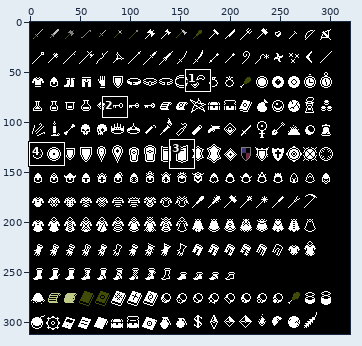
Pixel-art file: Art/Items.aseprite. The picture above shows the old version from afar; the outline marks the close-up.
Close-up. Before:
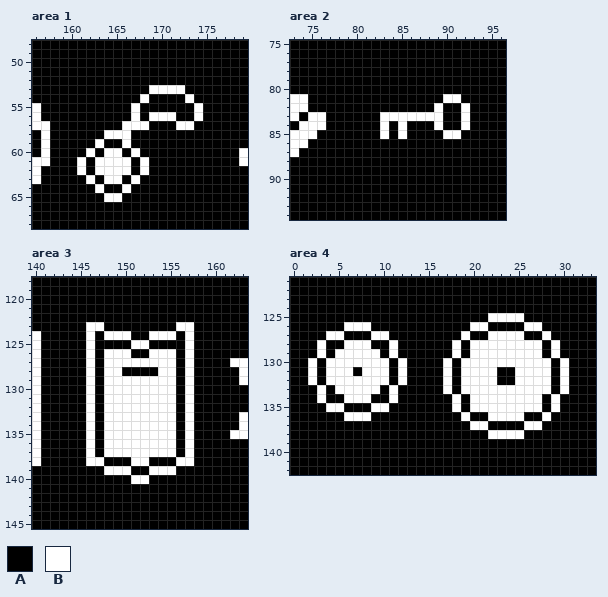
320x312 pixels, 1 frame. Shown: area 1: x 156..179, y 48..68; area 2: x 73..96, y 75..94; area 3: x 140..163, y 118..145; area 4: x 0..33, y 121..142. The commit also changed other parts of the picture, which this record leaves out.
Visible layers, top first: "Layer", "Layer 1".
Palette (. is transparent): A #000000  B #ffffff
Pixels before, area 1, first column x 156:
48 AAAAAAAAAAAAAAAAAAAAAAAA
49 AAAAAAAAAAAAAAAAAAAAAAAA
50 AAAAAAAAAAAAAAAAAAAAAAAA
51 AAAAAAAAAAAAAAAAAAAAAAAA
52 AAAAAAAAAAAAAAAAAAAAAAAA
53 AAAAAAAAAAAAABBBBAAAAAAA
54 AAAAAAAAAAAABAAAABAAAAAA
55 BAAAAAAAAAABAAAAAABAAAAA
56 BAAAAAAAAAABABBBAABAAAAA
57 BBAAAAAAAABBBAAABBAAAAAA
58 ABAAAAAABBBAAAAAAAAAAAAA
59 ABAAAAABAABAAAAAAAAAAAAA
60 ABAAAABABBABAAAAAAAAAAAB
61 BBAAABABBBBABAAAAAAAAAAB
62 BAAAABABBBBABAAAAAAAAAAA
63 BAAAAABABBABAAAAAAAAAAAA
64 AAAAAAABAABAAAAAAAAAAAAA
65 AAAAAAAABBAAAAAAAAAAAAAA
66 AAAAAAAAAAAAAAAAAAAAAAAA
67 AAAAAAAAAAAAAAAAAAAAAAAA
68 AAAAAAAAAAAAAAAAAAAAAAAA
Pixels before, area 2, first column x 73:
75 AAAAAAAAAAAAAAAAAAAAAAAA
76 AAAAAAAAAAAAAAAAAAAAAAAA
77 AAAAAAAAAAAAAAAAAAAAAAAA
78 AAAAAAAAAAAAAAAAAAAAAAAA
79 AAAAAAAAAAAAAAAAAAAAAAAA
80 AAAAAAAAAAAAAAAAAAAAAAAA
81 BBAAAAAAAAAAAAAAABBAAAAA
82 BBAAAAAAAAAAAAAABAABAAAA
83 BABBAAAAAABBBBBBBAABAAAA
84 ABBBAAAAAABABAAABAABAAAA
85 BBBAAAAAAABABAAAABBAAAAA
86 BBAAAAAAAAAAAAAAAAAAAAAA
87 BAAAAAAAAAAAAAAAAAAAAAAA
88 AAAAAAAAAAAAAAAAAAAAAAAA
89 AAAAAAAAAAAAAAAAAAAAAAAA
90 AAAAAAAAAAAAAAAAAAAAAAAA
91 AAAAAAAAAAAAAAAAAAAAAAAA
92 AAAAAAAAAAAAAAAAAAAAAAAA
93 AAAAAAAAAAAAAAAAAAAAAAAA
94 AAAAAAAAAAAAAAAAAAAAAAAA
Pixels before, area 3, first column x 140:
118 AAAAAAAAAAAAAAAAAAAAAAAA
119 AAAAAAAAAAAAAAAAAAAAAAAA
120 AAAAAAAAAAAAAAAAAAAAAAAA
121 AAAAAAAAAAAAAAAAAAAAAAAA
122 AAAAAAAAAAAAAAAAAAAAAAAA
123 AAAAAABBAAAAAAAABBAAAAAA
124 BAAAAABABBBAABBBABAAAAAA
125 BAAAAABAAAABBAAAABAAAAAA
126 BAAAAABABBBAABBBABAAAAAA
127 BAAAAABABBBBBBBBABAAAABB
128 BAAAAABABBAAAABBABAAAAAB
129 BAAAAABABBBBBBBBABAAAAAB
130 BAAAAABABBBBBBBBABAAAAAA
131 BAAAAABABBBBBBBBABAAAAAA
132 BAAAAABABBBBBBBBABAAAAAA
133 BAAAAABABBBBBBBBABAAAAAB
134 BAAAAABABBBBBBBBABAAAAAB
135 BAAAAABABBBBBBBBABAAAABB
136 BAAAAABABBBBBBBBABAAAAAA
137 BAAAAABABBBBBBBBABAAAAAA
138 BAAAAABBAAABBAAABBAAAAAA
139 AAAAAAAABBBAABBBAAAAAAAA
140 AAAAAAAAAAABBAAAAAAAAAAA
141 AAAAAAAAAAAAAAAAAAAAAAAA
142 AAAAAAAAAAAAAAAAAAAAAAAA
143 AAAAAAAAAAAAAAAAAAAAAAAA
144 AAAAAAAAAAAAAAAAAAAAAAAA
145 AAAAAAAAAAAAAAAAAAAAAAAA
Pixels before, area 4, first column x 0:
121 AAAAAAAAAAAAAAAAAAAAAAAAAAAAAAAAAA
122 AAAAAAAAAAAAAAAAAAAAAAAAAAAAAAAAAA
123 AAAAAAAAAAAAAAAAAAAAAAAAAAAAAAAAAA
124 AAAAAAAAAAAAAAAAAAAAAAAAAAAAAAAAAA
125 AAAAAAAAAAAAAAAAAAAAAABBBBAAAAAAAA
126 AAAAAABBBAAAAAAAAAAABBAAAABBAAAAAA
127 AAAABBAAABBAAAAAAAABAABBBBAABAAAAA
128 AAABAABBBAABAAAAAABABBBBBBBBABAAAA
129 AAABABBBBBABAAAAAABABBBBBBBBABAAAA
130 AABABBBBBBBABAAAABABBBBBBBBBBABAAA
131 AABABBBABBBABAAAABABBBBAABBBBABAAA
132 AABABBBBBBBABAAAABABBBBAABBBBABAAA
133 AAABABBBBBABAAAAABABBBBBBBBBBABAAA
134 AAABAABBBAABAAAAAABABBBBBBBBABAAAA
135 AAAABBAAABBAAAAAAABABBBBBBBBABAAAA
136 AAAAAABBBAAAAAAAAAABAABBBBAABAAAAA
137 AAAAAAAAAAAAAAAAAAAABBAAAABBAAAAAA
138 AAAAAAAAAAAAAAAAAAAAAABBBBAAAAAAAA
139 AAAAAAAAAAAAAAAAAAAAAAAAAAAAAAAAAA
140 AAAAAAAAAAAAAAAAAAAAAAAAAAAAAAAAAA
141 AAAAAAAAAAAAAAAAAAAAAAAAAAAAAAAAAA
142 AAAAAAAAAAAAAAAAAAAAAAAAAAAAAAAAAA
After the commit:
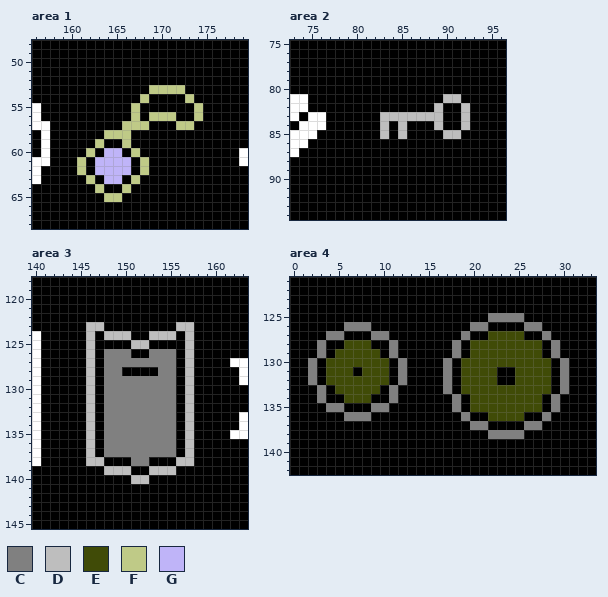
Colours new in this view: C #808080  D #bebebe  E #404b07  F #bfca87  G #bfb4f8
The exact change:
Area 1, layer "Layer":
The edit turns colour B into colour F in row 53 at x 169 to 172; in row 54 at x 168 and 173; in row 55 at x 167 and 174; in row 56 at x 167, 169 to 171 and 174; in row 57 at x 166 to 168 and 172 to 173; in row 58 at x 164 to 166.
The edit turns colour B into colour F in row 59 at x 163 and 166; in row 60 at x 162 and 167; in rows 61 to 62 at x 161 and 168; in row 63 at x 162 and 167; in row 64 at x 163 and 166; in row 65 at x 164 to 165.
The edit turns colour B into colour G in row 60 at x 164 to 165; in rows 61 to 62 at x 163 to 166; in row 63 at x 164 to 165.
Area 2, layer "Layer":
The edit turns colour B into colour D in row 81 at x 90 to 91; in row 82 at x 89 and 92; in row 83 at x 83 to 89 and 92; in row 84 at x 83, 85, 89 and 92; in row 85 at x 83, 85 and 90 to 91.
Area 3, layer "Layer":
The edit turns colour B into colour C in row 126 at x 148 to 150 and 153 to 155; in row 127 at x 148 to 155; in row 128 at x 148 to 149 and 154 to 155; in rows 129 to 137 at x 148 to 155; in row 138 at x 151 to 152.
The edit turns colour B into colour D in row 123 at x 146 to 147 and 156 to 157; in row 124 at x 146, 148 to 150, 153 to 155 and 157; in row 125 at x 146, 151 to 152 and 157; in rows 126 to 137 at x 146 and 157; in row 138 at x 146 to 147 and 156 to 157; in row 139 at x 148 to 150 and 153 to 155.
The edit turns colour B into colour D in row 140 at x 151 to 152.
Area 4, layer "Layer":
The edit turns colour B into colour C in row 125 at x 22 to 25; in row 126 at x 6 to 8, 20 to 21 and 26 to 27; in row 127 at x 4 to 5, 9 to 10, 19 and 28; in rows 128 to 129 at x 3, 11, 18 and 29; in rows 130 to 132 at x 2, 12, 17 and 30; in row 133 at x 3, 11, 17 and 30.
The edit turns colour B into colour C in row 134 at x 3, 11, 18 and 29; in row 135 at x 4 to 5, 9 to 10, 18 and 29; in row 136 at x 6 to 8, 19 and 28; in row 137 at x 20 to 21 and 26 to 27; in row 138 at x 22 to 25.
The edit turns colour B into colour E in row 127 at x 22 to 25; in row 128 at x 6 to 8 and 20 to 27; in row 129 at x 5 to 9 and 20 to 27; in row 130 at x 4 to 10 and 19 to 28; in row 131 at x 4 to 6, 8 to 10, 19 to 22 and 25 to 28; in row 132 at x 4 to 10, 19 to 22 and 25 to 28.
The edit turns colour B into colour E in row 133 at x 5 to 9 and 19 to 28; in row 134 at x 6 to 8 and 20 to 27; in row 135 at x 20 to 27; in row 136 at x 22 to 25.
Changed places in both close-ups, as pixel boxes (x1, y1, x2, y2):
changed: (77, 85, 203, 202)
changed: (380, 94, 470, 139)
changed: (86, 322, 194, 484)
changed: (308, 313, 569, 439)
